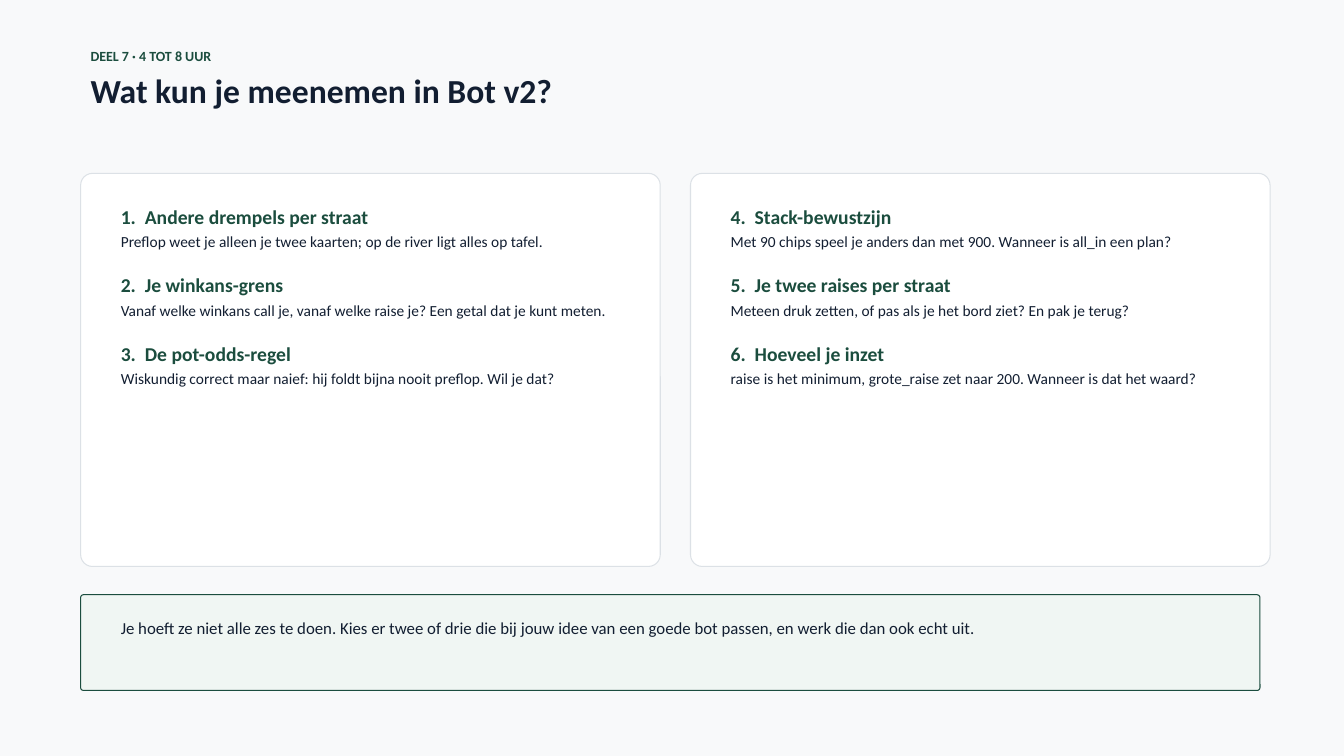
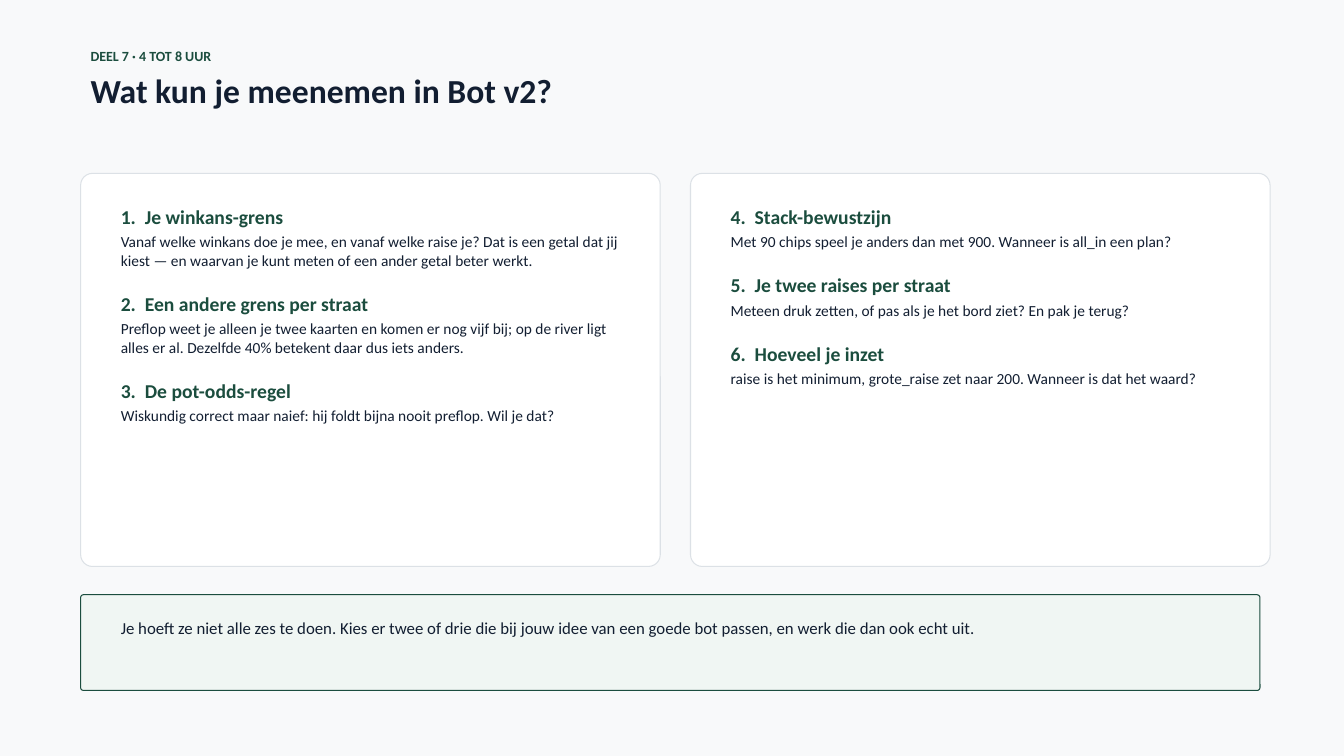
Before and after one commit to finturion/poker-analytics-challenge, a slide deck: slide 26 of powerpoints/Pokerbot_Upgrade_Week3.pptx. Drawn at 1344x756 pixels with LibreOffice and Linux fonts; fonts in the diff are those of the drawing. Boxes give left, top, right and bottom in pixels: in the first picture for what was removed or moved away, otherwise in the second. Text is boxed around its words. In the diff, an @@ line names an element or a change of style, - is before the commit and + after.

```diff
--- a/powerpoints/Pokerbot_Upgrade_Week3.pptx
+++ b/powerpoints/Pokerbot_Upgrade_Week3.pptx
@@ text at <box>121,210,618,353</box>: text changed @@
-1. Andere drempels per straat
-Preflop weet je alleen je twee kaarten; op de river ligt alles op tafel.
-2. Je winkans-grens
-Vanaf welke winkans call je, vanaf welke raise je? Een getal dat je kunt meten.
+1. Je winkans-grens
+Vanaf welke winkans doe je mee, en vanaf welke raise je? Dat is een getal dat jij kiest — en waarvan je kunt meten of een ander getal beter werkt.
+2. Een andere grens per straat
+Preflop weet je alleen je twee kaarten en komen er nog vijf bij; op de river ligt alles er al. Dezelfde 40% betekent daar dus iets anders.
```
Also in this commit, not shown: 7 other slides changed, 6 other files.
